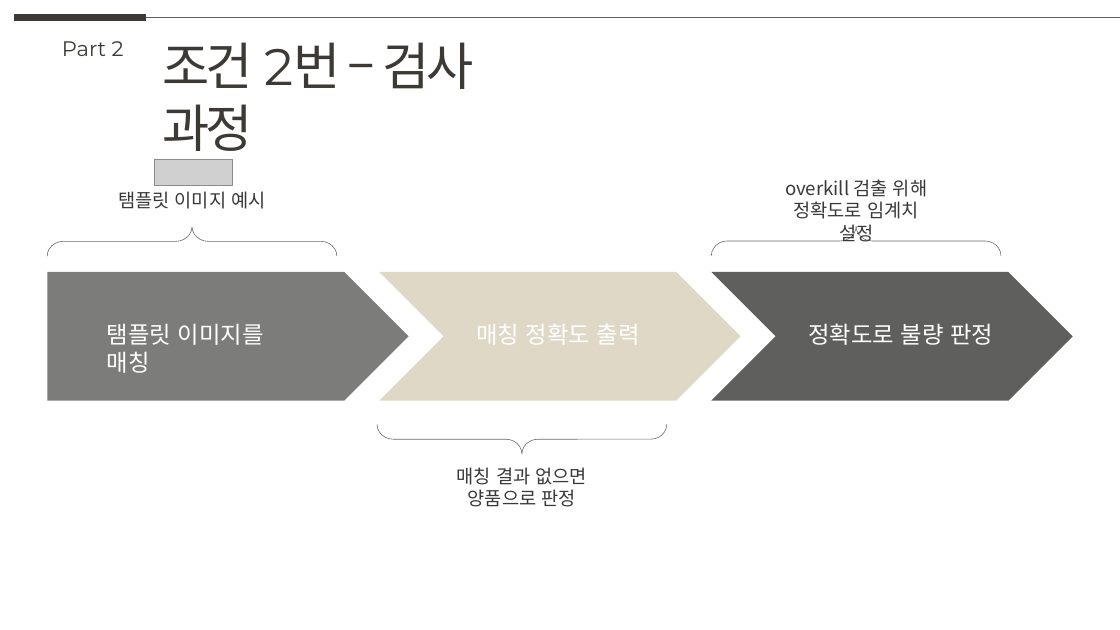
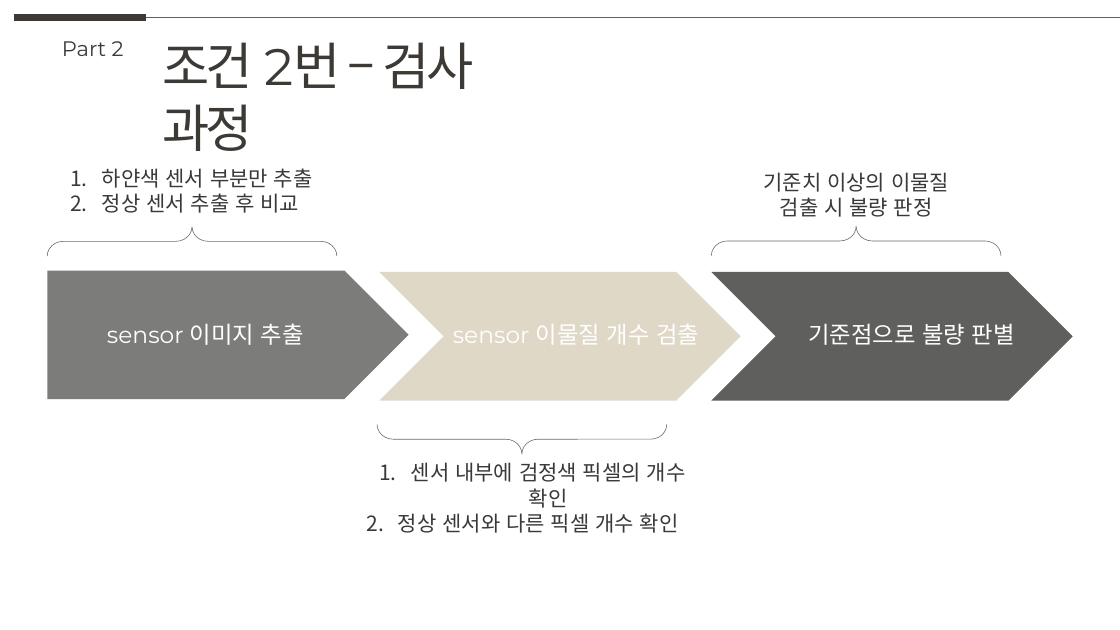
Before and after one commit to knudatascientists/lg-innotek-projects, a slide deck: slide 20 of docs/중간_보고서.pptx (slide 17 before the commit). Drawn at 1120x630 pixels with LibreOffice and Linux fonts; fonts in the diff are those of the drawing; grey boxes stand for pictures. Boxes give left, top, right and bottom in pixels: in the first picture for what was removed or moved away, otherwise in the second. Text is boxed around its words. In the diff, an @@ line names an element or a change of style, - is before the commit and + after.

```diff
--- a/docs/중간_보고서.pptx
+++ b/docs/중간_보고서.pptx
@@ text at (x1=102, y1=168, x2=313, y2=213): text changed; size 16 to 18 pt @@
-탬플릿 이미지 예시
+1. 하얀색 센서 부분만 추출
+2. 정상 센서 추출 후 비교
@@ picture removed at (x1=154, y1=160, x2=232, y2=186) @@
@@ text added at (x1=763, y1=172, x2=949, y2=217), 18 pt, text #3A3838 @@
+기준치 이상의 이물질 검출 시 불량 판정
@@ text at (x1=107, y1=323, x2=304, y2=345): text changed @@
-탬플릿 이미지를 매칭
+sensor 이미지 추출
@@ text at (x1=453, y1=324, x2=699, y2=345): text changed @@
-매칭 정확도 출력
+sensor 이물질 개수 검출
@@ text at (x1=808, y1=323, x2=1015, y2=345): text changed @@
-정확도로 불량 판정
+기준점으로 불량 판별
@@ text at (x1=398, y1=462, x2=686, y2=533): text changed; size 16 to 18 pt @@
-overkill 검출 위해
-정확도로 임계치 설정
+1. 센서 내부에 검정색 픽셀의 개수 확인
+2. 정상 센서와 다른 픽셀 개수 확인
@@ text removed at (x1=457, y1=467, x2=587, y2=507) @@
-매칭 결과 없으면
-양품으로 판정
```
Also in this commit, not shown: 19 other slides changed, 13 slides added, 1 slide removed, 18 other files.
